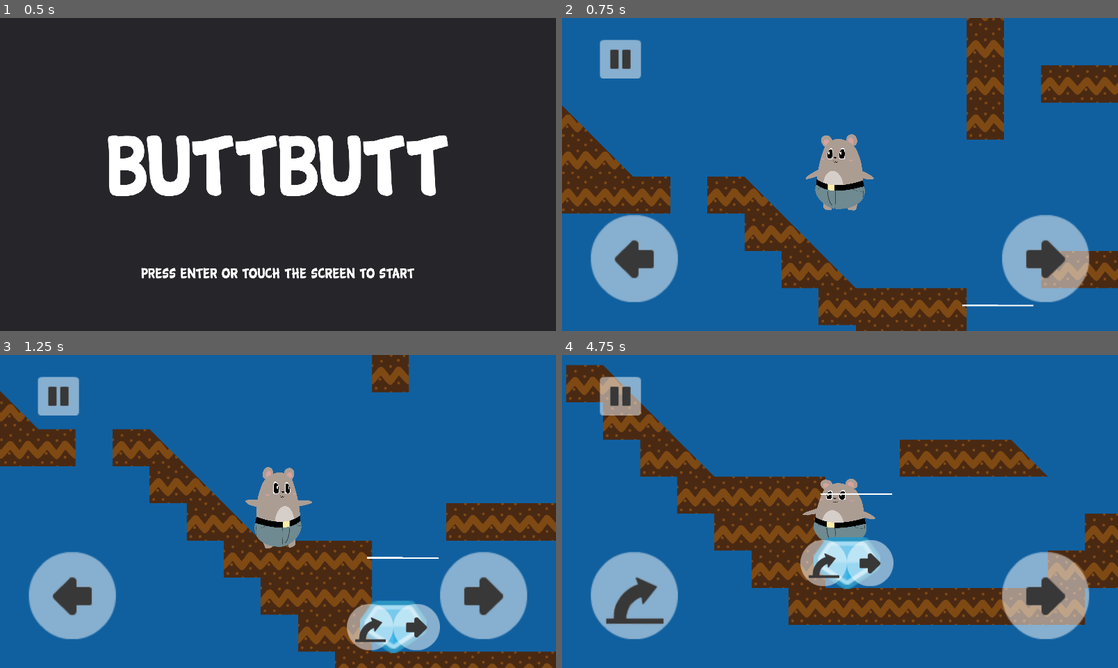
Above: before the commit, frames 1-4 (two rows, left to right).
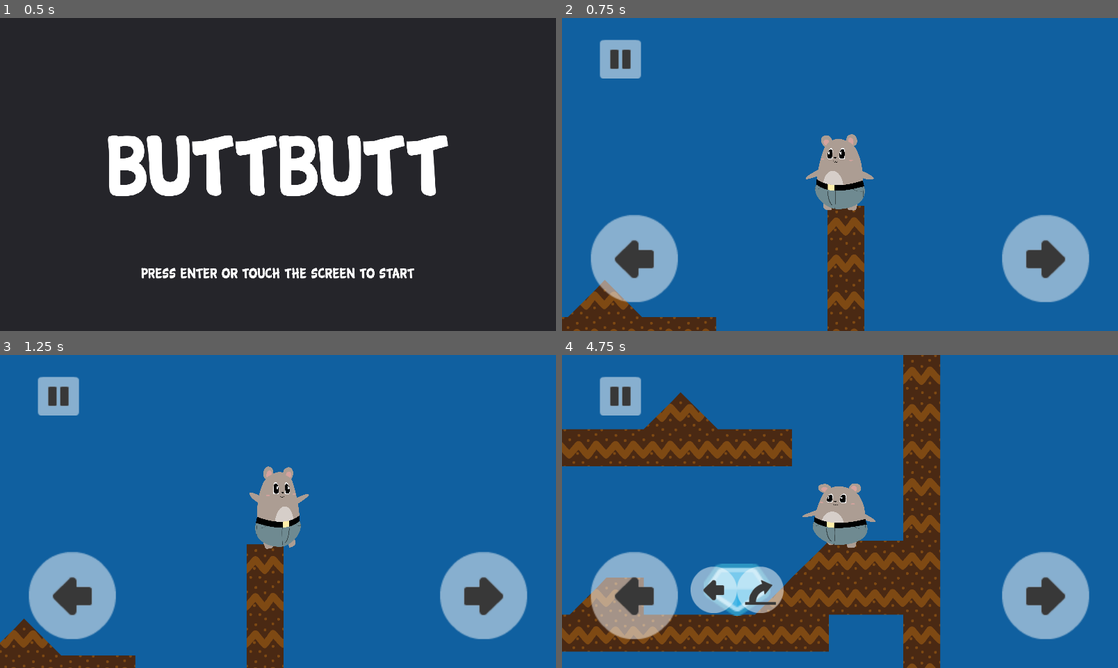
Above: after the commit, the same moments.

Repository: arnaudcoj/buttbutt_adventures
Game: Godot game, scene res://Main/scenes/Main.tscn
Same seed, same stepped clock (60 frames per second), same inputs: the game is played once before the commit and once after it.
Inputs (mouse positions are in pixels of both pictures, inside the frame that each line leads up to):
- Up to frame 1 (0.5 s): no input
- Up to frame 2 (0.75 s): tap Enter (ui_accept) at 0.5 s; move the mouse to (962, 158) at 0.52 s; hold Right (right_action) from 0.53 s (still down); click (962, 158) at 0.67 s
- Up to frame 3 (1.25 s): keep holding Right (right_action); tap Enter (ui_accept) at 0.77 s
- Up to frame 4 (4.75 s): move the mouse to (728, 527) at 1.27 s; tap Enter (ui_accept) at 1.52, 3.02, 3.77, 4.52 s; move the mouse to (895, 442) at 2.02 s; release Right (right_action) at 2.03 s; hold Left (left_action) 2.03-2.78 s; move the mouse to (812, 574) at 2.77 s; hold Right (right_action) 2.78-4.28 s; click (812, 574) at 2.92 s; move the mouse to (1006, 558) at 3.52 s; move the mouse to (673, 464) at 4.27 s; hold Left (left_action) from 4.28 s (still down)

Frame 1 is identical in both runs. In frame 2, 20% of the frame differs, in the area x 0-100%, y 0-100%; in frame 3, 22%; in frame 4, 39%.
Error in both runs: Trying to assign value of type 'Node' to a variable of type 'buttbutt.gd'. (res://Main/scripts/Splash.gd:4)

Commit message:
move SNAP_VECTOR and FLOOR_MAX_ANGLE as body export vars

Diff:
--- a/sources/entities/buttbutt/buttbutt.gd
+++ b/sources/entities/buttbutt/buttbutt.gd
@@ -12,6 +12,8 @@
 export var ghost_jump_time := .4
 export var can_grab_ledge := true
 export var step_fix_height := 20
+export var snap_vector := Vector2(0, 32)
+export var floor_max_angle := deg2rad(50)
 
 onready var gravity = 2 * jump_height / pow(jump_apex_time, 2)
 onready var acceleration_factor = (horizontal_speed - horizontal_start_speed) / horizontal_max_time
--- a/sources/entities/buttbutt/fsm/Fall.gd
+++ b/sources/entities/buttbutt/fsm/Fall.gd
@@ -1,9 +1,9 @@
 extends FSMState
 
 func get_next_state():
-	if Input.is_action_pressed("walk_left") and body.can_grab_left_ledge() \
-		or Input.is_action_pressed("walk_right") and body.can_grab_right_ledge():
-		return $"../LedgeGrab"
+#	if Input.is_action_pressed("walk_left") and body.can_grab_left_ledge() \
+#		or Input.is_action_pressed("walk_right") and body.can_grab_right_ledge():
+#		return $"../LedgeGrab"
 	if body.is_on_floor():
 		if Input.is_action_pressed("walk_left") or Input.is_action_pressed("walk_right"):
 			return $"../Walk"
@@ -24,9 +24,16 @@
 
 	body.velocity.y += body.gravity * delta
 
-	if body.is_on_wall():
-		body.velocity = body.move_and_slide(body.velocity, Vector2.UP, true, 4, 0.85)
-	else:
-		body.velocity.y = body.move_and_slide(body.velocity, Vector2.UP, true, 1).y
+#	if body.is_on_wall():
+#		body.velocity = body.move_and_slide(body.velocity, Vector2.UP, true, 4, 0.85)
+#	else:
+#		body.velocity.y = body.move_and_slide(body.velocity, Vector2.UP, true, 1).y
+
+	var motion := body.move_and_slide(body.velocity, Vector2(0, -1), true, 4, 0.85)
+
+	if body.is_on_wall() and body.fix_step_height():
+		motion += body.move_and_slide(body.velocity, Vector2(0, -1), true, 4, 0.85)
+
+	body.velocity = motion
 
 	body.skeleton.set_speed(abs(body.velocity.y) / body.gravity)
--- a/sources/entities/buttbutt/fsm/Idle.gd
+++ b/sources/entities/buttbutt/fsm/Idle.gd
@@ -1,7 +1,4 @@
 extends FSMState
-
-const SNAP_VECTOR := Vector2(0, 32)
-const FLOOR_MAX_ANGLE := deg2rad(50)
 
 func get_next_state():
 	if Input.is_action_just_pressed("jump"):
@@ -21,7 +18,12 @@
 
 	if body.velocity != Vector2.ZERO:
 		#body.move_and_slide_with_snap(body.velocity, SNAP_LENGTH, Vector2.UP, true, 4, 0.85)
-		body.velocity.y = body.move_and_slide_with_snap(body.velocity, SNAP_VECTOR, Vector2.UP, true, 4, FLOOR_MAX_ANGLE).y
+		var motion = body.move_and_slide_with_snap(body.velocity, body.snap_vector, Vector2.UP, true, 4, body.floor_max_angle)
+
+		if body.is_on_wall() and body.fix_step_height():
+			motion += body.move_and_slide_with_snap(body.velocity - motion, body.snap_vector, Vector2.UP, true, 4 , body.floor_max_angle)
+
+		body.velocity.y = motion.y
 
 		if body.velocity.x != 0:
 			if body.velocity.x > 0:
--- a/sources/entities/buttbutt/fsm/Jump.gd
+++ b/sources/entities/buttbutt/fsm/Jump.gd
@@ -31,7 +31,11 @@
 
 	body.velocity.y += body.gravity * delta
 
-	body.velocity = body.move_and_slide(body.velocity, Vector2(0, -1), true, 4, 0.85)
+	var motion = body.move_and_slide(body.velocity, Vector2(0, -1), true, 4, 0.85)
+	if body.is_on_wall() and body.fix_step_height():
+		motion += body.move_and_slide(body.velocity, Vector2(0, -1), true, 4, 0.85)
+
+	body.velocity = motion
 
 func get_initial_jump_velocity():
 	return body.gravity * body.jump_apex_time
--- a/sources/entities/buttbutt/fsm/Walk.gd
+++ b/sources/entities/buttbutt/fsm/Walk.gd
@@ -1,7 +1,4 @@
 extends FSMState
-
-const SNAP_VECTOR := Vector2(0, 32)
-const FLOOR_MAX_ANGLE := deg2rad(50)
 
 var ghost_jump_started := false
 var ghost_jump_timer := .0
@@ -39,10 +36,10 @@
 		body.velocity.x = clamp(body.velocity.x + body.acceleration_factor * delta, body.horizontal_start_speed, body.horizontal_speed)
 
 	if body.velocity.x != 0:
-		var motion = body.move_and_slide_with_snap(body.velocity, SNAP_VECTOR, Vector2.UP, true, 4, FLOOR_MAX_ANGLE)
+		var motion = body.move_and_slide_with_snap(body.velocity, body.snap_vector, Vector2.UP, true, 4, body.floor_max_angle)
 
 		if body.is_on_wall() and body.fix_step_height():
-			motion += body.move_and_slide_with_snap(body.velocity - motion, SNAP_VECTOR, Vector2.UP, true, 4 , FLOOR_MAX_ANGLE)
+			motion += body.move_and_slide_with_snap(body.velocity - motion, body.snap_vector, Vector2.UP, true, 4 , body.floor_max_angle)
 
 		body.velocity.y = motion.y
 
--- a/sources/levels/Level1.tscn
+++ b/sources/levels/Level1.tscn
@@ -24,7 +24,7 @@
 tile_data = PoolIntArray( 131071, 6, 0, 196603, 1, 0, 196604, 0, 0, 196605, 0, 0, 196606, 0, 0, 196607, 0, 0, 131072, 0 …(2448 unchanged characters)…
 
 [node name="ButtButt" parent="." index="1" instance=ExtResource( 3 )]
-position = Vector2( -735.439, 1704.26 )
+position = Vector2( 2306.68, 196.083 )
 
 [node name="DeathZone" parent="." index="3" instance=ExtResource( 4 )]
 position = Vector2( 2329.63, 3192.64 )
@@ -97,3 +97,10 @@
 [node name="Polygon2D" type="Polygon2D" parent="." index="7"]
 position = Vector2( -169.515, 2110 )
 polygon = PoolVector2Array( 143.458, -3.79565, -102.822, -4.77002, -102.822, 0.618652, 143.858, 1.21729 )
+
+[node name="StaticBody2D" type="StaticBody2D" parent="." index="8"]
+position = Vector2( 2373.59, 254.815 )
+
+[node name="CollisionPolygon2D" type="CollisionPolygon2D" parent="StaticBody2D" index="0"]
+scale = Vector2( 12.6, 1.24858 )
+polygon = PoolVector2Array( 4.12988, 0.308228, 44.1299, 0.308228, 44.1299, -39.6918, 34.1299, -39.6918, 34.1299, -29.6918, 24.1299, -29.6918, 24.1299, -19.6918, 14.1299, -19.6918, 14.1299, -9.69177, 4.12988, -9.69177 )
